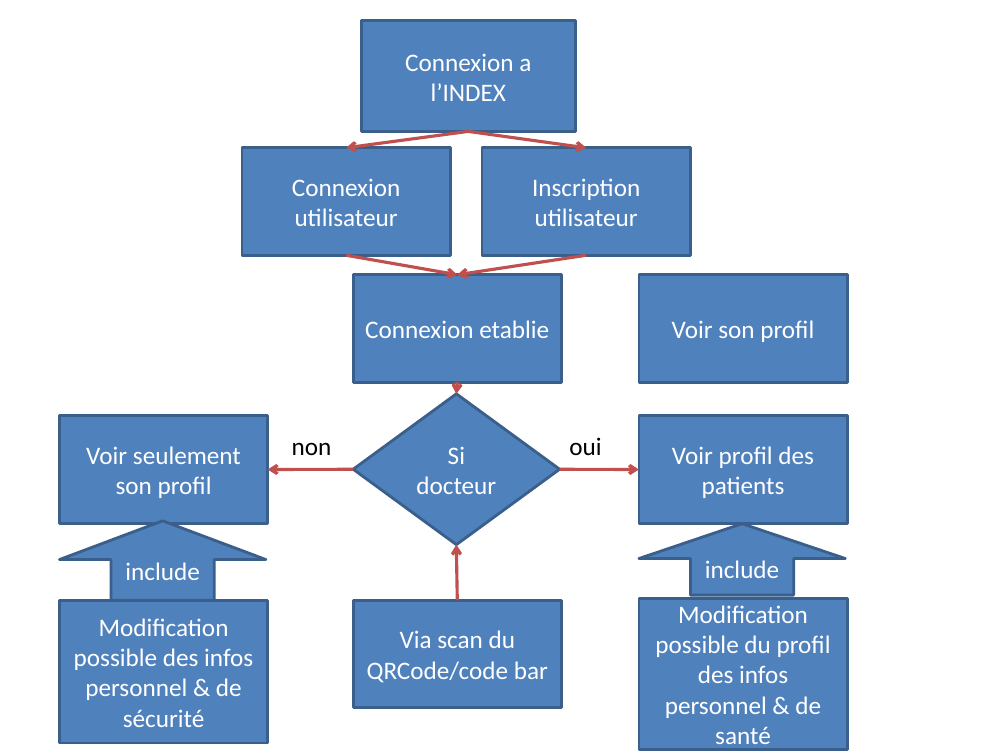
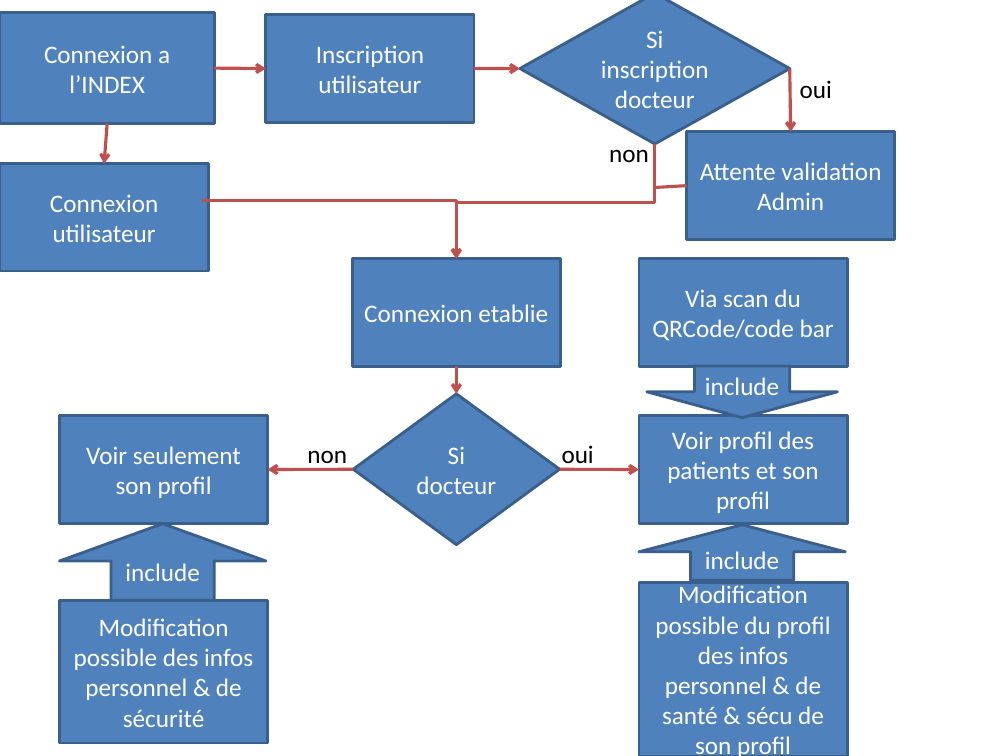
Before and after one commit to julienEcole/miniProjetScan-, a slide deck: slide 1 of diagrame fonctionnement.pptx. Drawn at 1008x756 pixels with LibreOffice and Linux fonts; fonts in the diff are those of the drawing. Boxes give left, top, right and bottom in pixels: in the first picture for what was removed or moved away, otherwise in the second. Text is boxed around its words. In the diff, an @@ line names an element or a change of style, - is before the commit and + after.

Commit message:
l'API rest j'ai commencé a reflechir, nettoyage a modifier mais possiblement pas utile

```diff
--- a/diagrame fonctionnement.pptx
+++ b/diagrame fonctionnement.pptx
@@ rectangle "Connexion a l’INDEX": place and size @@
-rectangle "Connexion a l’INDEX" at <box>361,21,576,132</box>
+rectangle "Connexion a l’INDEX" at <box>0,13,215,124</box>
@@ rectangle "Inscription utilisateur": place and size @@
-rectangle "Inscription utilisateur" at <box>482,148,690,256</box>
+rectangle "Inscription utilisateur" at <box>266,15,475,123</box>
@@ diamond added at <box>520,0,790,144</box>, fill #4F81BD, outline #3A5F8C 2 pt, 18 pt, text #FFFFFF @@
+Si inscription docteur
@@ arrow added from (215, 69) to (266, 69), #C0504D 2.25 pt @@
@@ arrow moved from (469, 131) - (587, 148) to (474, 69) - (520, 69) @@
@@ arrow moved from (458, 600) - (457, 544) to (789, 69) - (790, 132) @@
@@ text added at <box>800,80,832,98</box>, 18 pt, text #000000 @@
+oui
@@ arrow moved from (469, 131) - (346, 148) to (107, 123) - (104, 163) @@
@@ elbow arrow added from (655, 144) to (457, 259), #C0504D 2.25 pt @@
@@ text "non" rewrapped from <box>292,442,332,455</box> to <box>609,141,649,162</box> @@
@@ rectangle added at <box>686,132,895,240</box>, fill #4F81BD, outline #3A5F8C 2 pt, 18 pt, text #FFFFFF @@
+Attente validation Admin
@@ rectangle "Connexion utilisateur": place and size @@
-rectangle "Connexion utilisateur" at <box>242,148,451,256</box>
+rectangle "Connexion utilisateur" at <box>0,163,209,271</box>
@@ elbow arrow added from (203, 201) to (457, 259), #C0504D 2.25 pt @@
@@ line added from (686, 185) to (655, 187), #C0504D 2.25 pt @@
@@ arrow removed from (346, 255) to (458, 275) @@
@@ rectangle "Connexion etablie": place and size @@
-rectangle "Connexion etablie" at <box>353,275,561,383</box>
+rectangle "Connexion etablie" at <box>352,259,560,367</box>
@@ arrow removed from (587, 255) to (458, 275) @@
@@ rectangle "Via scan du QRCode/code bar": place and size @@
-rectangle "Via scan du QRCode/code bar" at <box>353,600,561,708</box>
+rectangle "Via scan du QRCode/code bar" at <box>639,259,848,367</box>
@@ rectangle removed at <box>639,275,848,383</box> @@
-Voir son profil
@@ arrow moved from (458, 382) - (457, 394) to (457, 367) - (457, 394) @@
@@ down arrow added at <box>647,366,838,417</box>, fill #4F81BD, outline #3A5F8C 2 pt, 18 pt, text #FFFFFF @@
+include
@@ text "oui" rewrapped from <box>569,437,601,455</box> to <box>562,445,594,470</box> @@
@@ text in rectangle at <box>667,431,818,513</box>: text changed @@
-Voir profil des patients
+Voir profil des patients et son profil
@@ text added at <box>307,450,347,470</box>, 18 pt, text #000000 @@
+non
@@ up arrow "include": place and size @@
-up arrow "include" at <box>639,524,846,596</box>
+up arrow "include" at <box>639,525,846,581</box>
@@ rectangle "Modification possible du profil des ...": place and size @@
-rectangle "Modification possible du profil des ..." at <box>639,599,848,750</box>
+rectangle "Modification possible du profil des ..." at <box>639,583,848,756</box>
@@ text in rectangle at <box>655,583,831,756</box>: text changed @@
-Modification possible du profil des infos personnel & de santé
+Modification possible du profil des infos personnel & de santé & sécu de son profil
```
Also in this commit, not shown: 3 other files.
